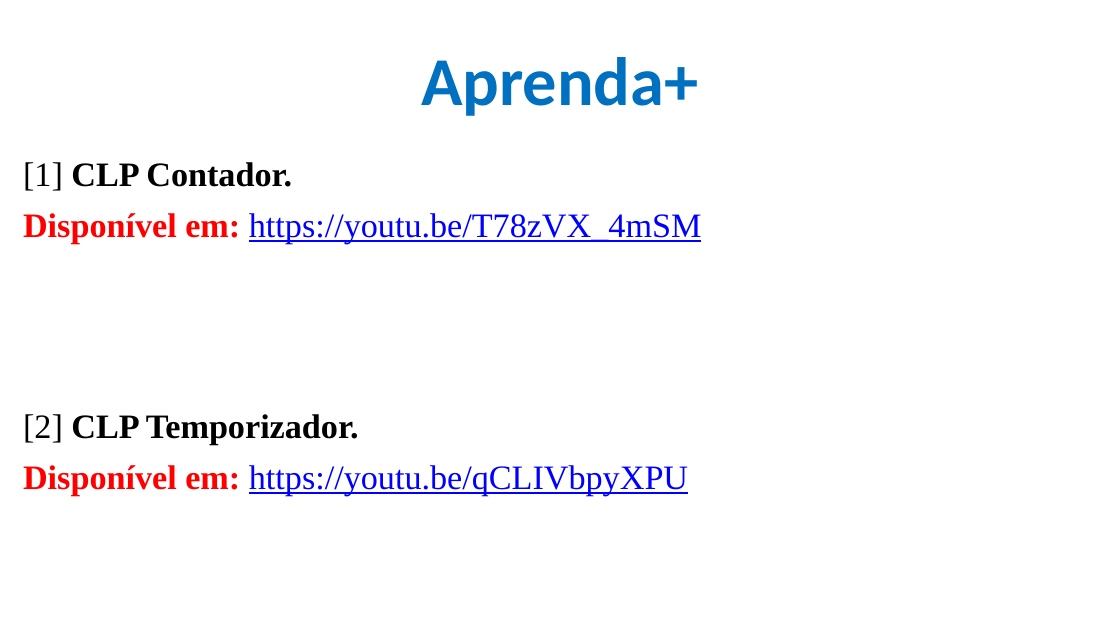
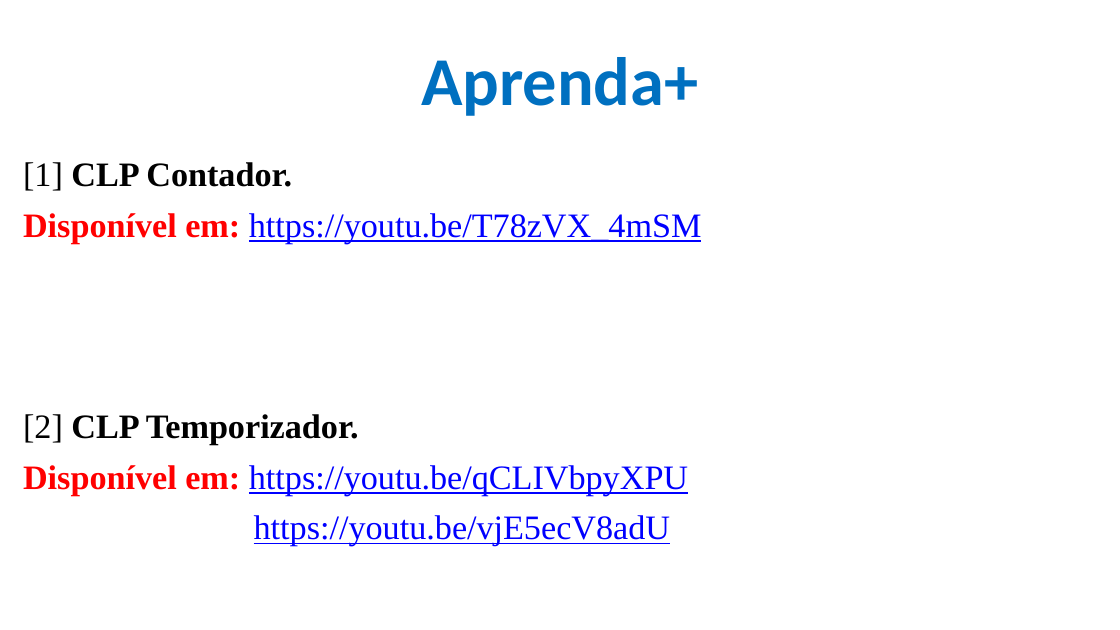
Before and after one commit to CloudEducationBrazil/WydenUniRuyControladoresLogicosProgCLP, a slide deck: slide 22 of 01 Classes/Aula4 - CLP - Programação - Ling LADER Contagem e Temporizadores.pptx (slide 13 before the commit). Drawn at 1120x630 pixels with LibreOffice and Linux fonts; fonts in the diff are those of the drawing; background and template pictures are left out. Boxes give left, top, right and bottom in pixels: in the first picture for what was removed or moved away, otherwise in the second. Text is boxed around its words. In the diff, an @@ line names an element or a change of style, - is before the commit and + after.

```diff
--- a/01 Classes/Aula4 - CLP - Programação - Ling LADER Contagem e Temporizadores.pptx
+++ b/01 Classes/Aula4 - CLP - Programação - Ling LADER Contagem e Temporizadores.pptx
@@ text at <box>254,515,670,546</box>: paragraph added @@
+https://youtu.be/vjE5ecV8adU
```
Also in this commit, not shown: 2 other slides changed, 9 slides added.
